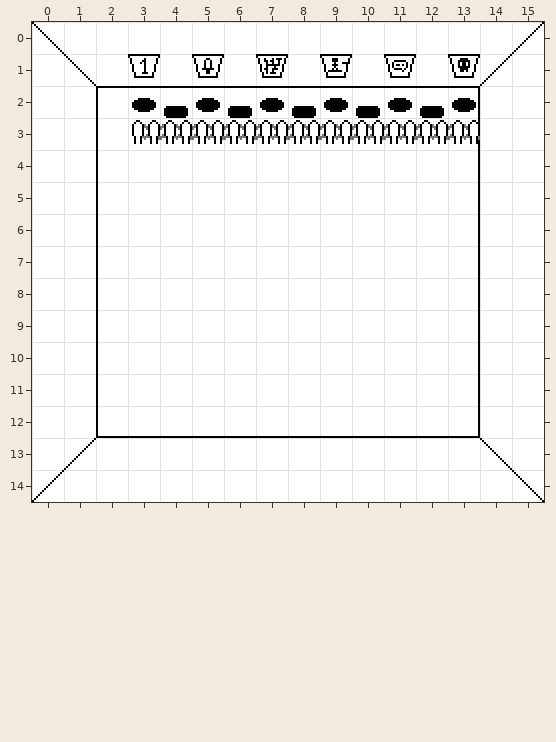
Tiled map, stored at media_src/tilemaps/level6.tmx. The picture above is the old version.
Cells are 16x16 px. Shown: x 0..15, y 0..14.
After:
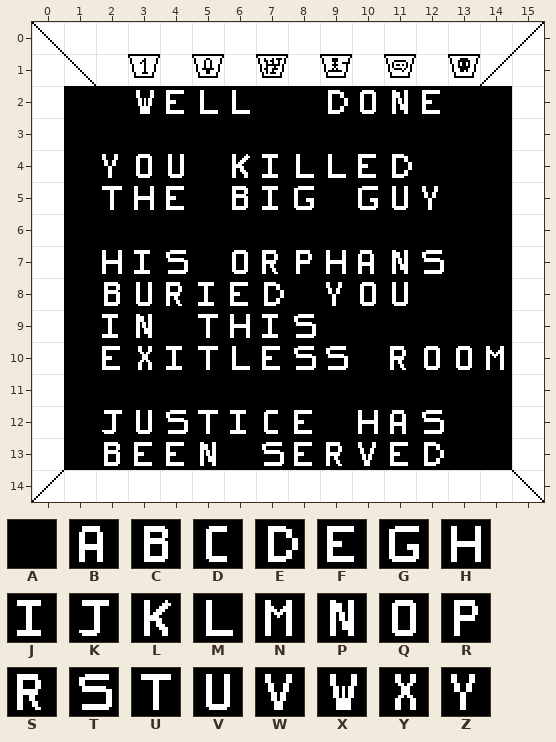
Key: from "background": A 56, B 120, C 121, D 122, E 123, F 124, G 126, H 127, J 128, K 129, L 130, M 131, N 132, P 133, Q 134, R 135, S 137, T 138, U 139, V 140, W 141, X 142, Y 143, Z 144.
_ is an empty cell.
Tiles of an added or newly shown layer are drawn over the layers below it.
Diff:
Layer "gameover" (now shown):
y 2: x 1..14 ______________ -> AAXFMMAAEQPFAA
y 3: x 1..14 ______________ -> AAAAAAAAAAAAAA
y 4: x 1..14 ______________ -> AZQVALJMMFEAAA
y 5: x 1..14 ______________ -> AUHFACJGAGVZAA
y 6: x 1..14 ______________ -> AAAAAAAAAAAAAA
y 7: x 1..14 ______________ -> AHJTAQSRHBPTAA
y 8: x 1..14 ______________ -> ACVSJFEAZQVAAA
y 9: x 1..14 ______________ -> AJPAUHJTAAAAAA
y 10: x 1..14 ______________ -> AFYJUMFTTASQQN
y 11: x 1..14 ______________ -> AAAAAAAAAAAAAA
y 12: x 1..14 ______________ -> AKVTUJDFAHBTAA
y 13: x 1..14 ______________ -> ACFFPATFSWFEAA
